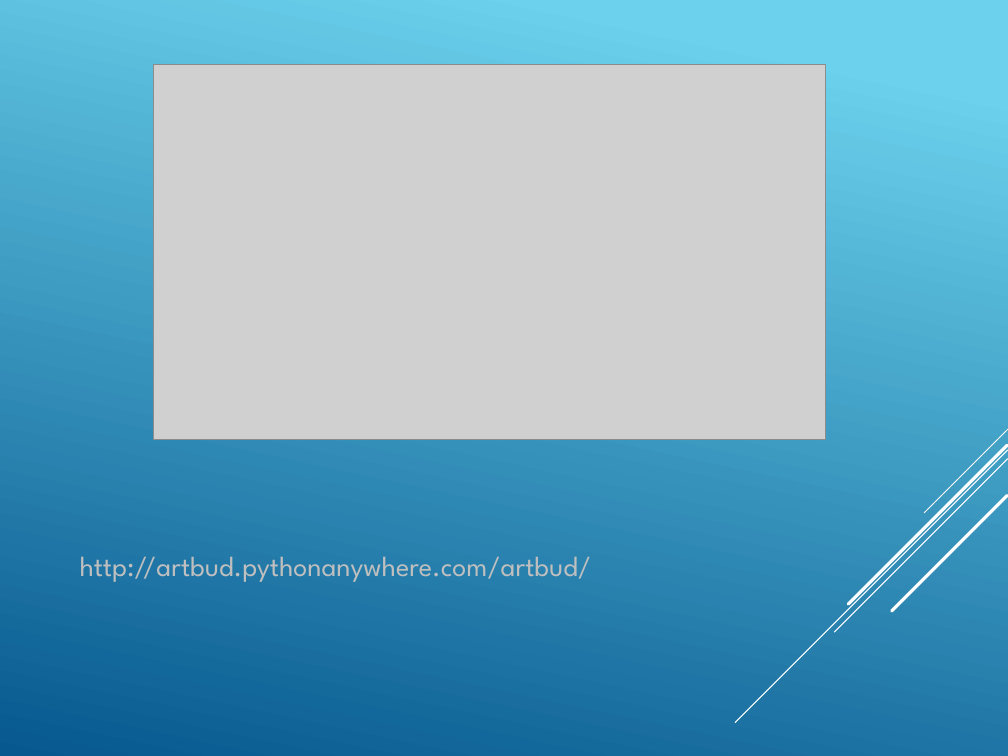
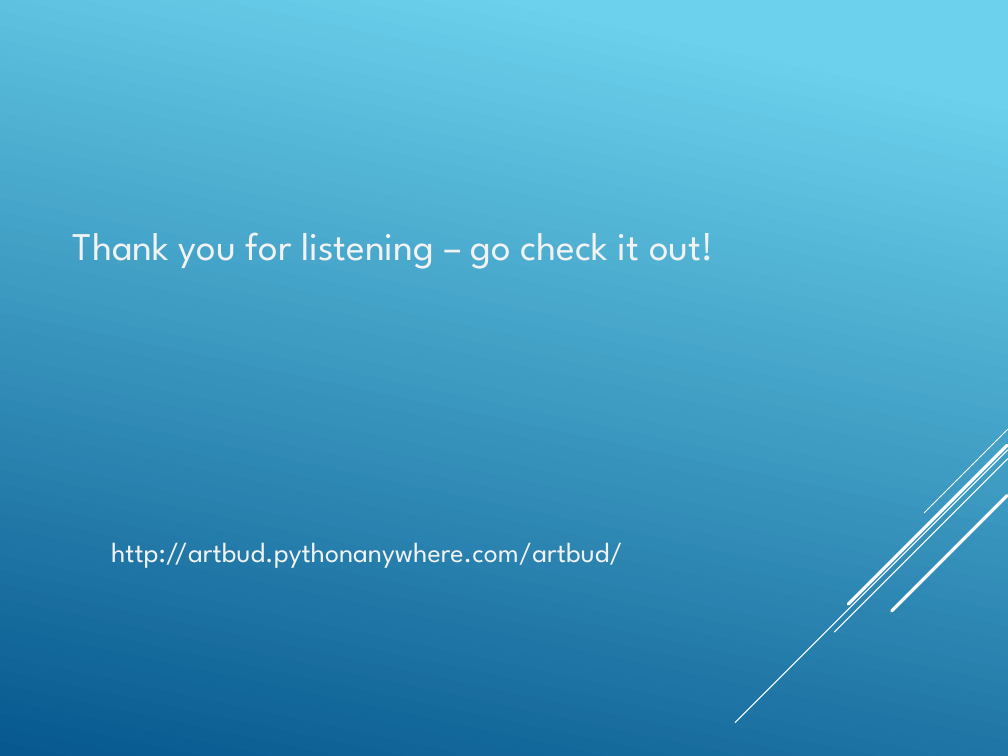
Before and after one commit to GilesMunn/artbud, a slide deck: slide 12 of presentation_material/powerpoint.pptx (slide 1 before the commit). Drawn at 1008x756 pixels with LibreOffice and Linux fonts; fonts in the diff are those of the drawing; grey boxes stand for pictures. Boxes give left, top, right and bottom in pixels: in the first picture for what was removed or moved away, otherwise in the second. Text is boxed around its words. In the diff, an @@ line names an element or a change of style, - is before the commit and + after.

```diff
--- a/presentation_material/powerpoint.pptx
+++ b/presentation_material/powerpoint.pptx
@@ picture removed at [153,65,826,439] @@
@@ text added at [73,232,713,269], 28 pt, text #F2F2F2 @@
+Thank you for listening – go check it out!
@@ title "http://artbud.pythonanywhere.com/artbud/": place and size @@
-title "http://artbud.pythonanywhere.com/artbud/" at [80,556,592,582]
+title "http://artbud.pythonanywhere.com/artbud/" at [111,542,623,568]
@@ title "http://artbud.pythonanywhere.com/artbud/" at [111,542,623,568]: text colour #BFBFBF to #F2F2F2 @@
```
Also in this commit, not shown: 4 other slides changed, 1 slide added, 1 other file.
